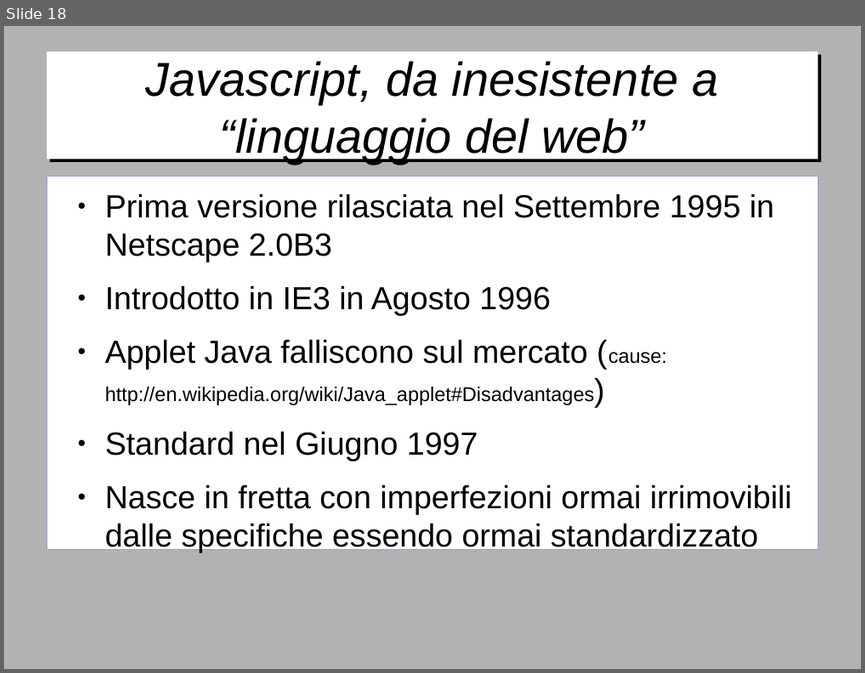
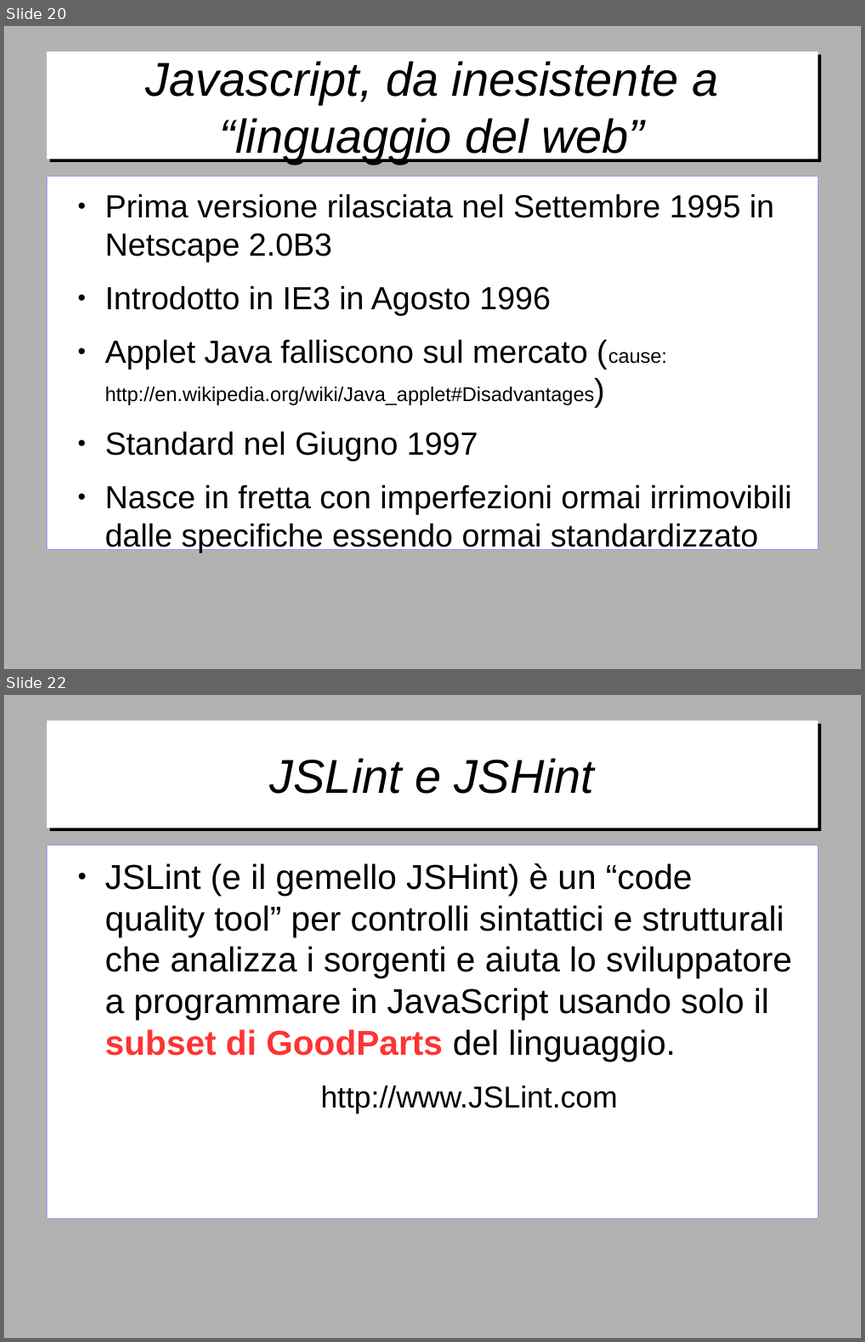
Before and after one commit to gitfer/ARXCourse, a slide deck: ARXCourse.odp. Shown one above the other, each under a label of ours: slide 18 before the commit, slides 20 and 22 after it; the slides between them are not shown. The pictures are 865x673 and 865x1342 pixels, drawn with LibreOffice and Linux fonts; fonts in the diff are those of the drawing; background and template pictures are left out. Boxes give left, top, right and bottom in pixels: in the first picture for what was removed or moved away, otherwise in the second. Text is boxed around its words. In the diff, an @@ line names an element or a change of style, - is before the commit and + after.

```diff
--- a/ARXCourse.odp
+++ b/ARXCourse.odp
@@ slide 22 added at (4, 695, 861, 1338), background #B2B2B2 @@
@@ title added at (46, 721, 818, 828), fill #FFFFFF, 44 pt, text #000000, italic @@
+JSLint e JSHint
@@ text added at (46, 845, 818, 1219), fill #FFFFFF, outline #9999FF 0 pt, 32 pt, text #000000 @@
+● JSLint (e il gemello JSHint) è un “code quality tool” per controlli sintattici e strutturali che analizza i sorgenti e aiuta lo sviluppatore a programmare in JavaScript usando solo il subset di GoodParts del linguaggio.
+  http://www.JSLint.com
@@ what was slide 18 is now slide 20 @@
```
Also in this commit, not shown: 9 slides changed, 10 other slides added, 3 other files.
